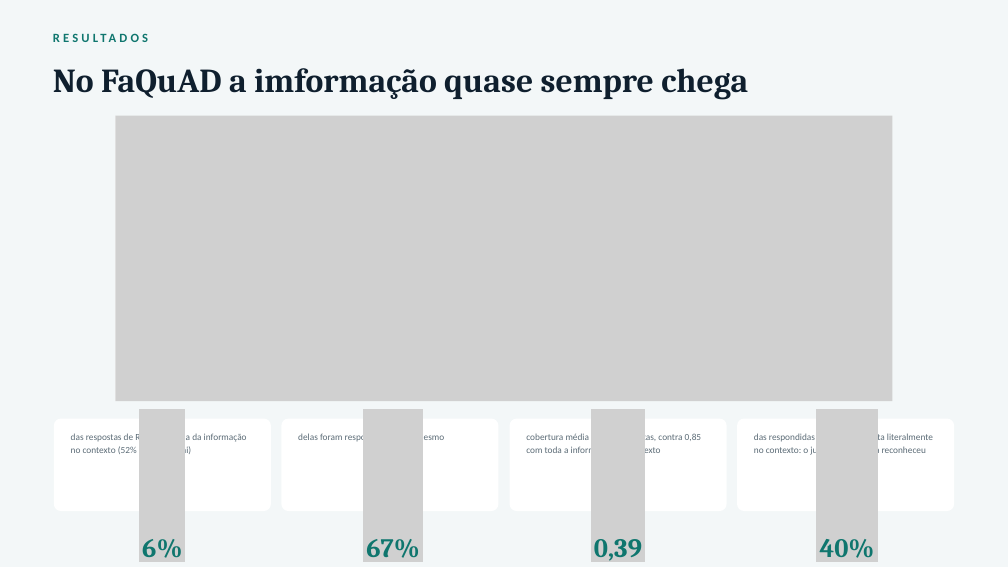
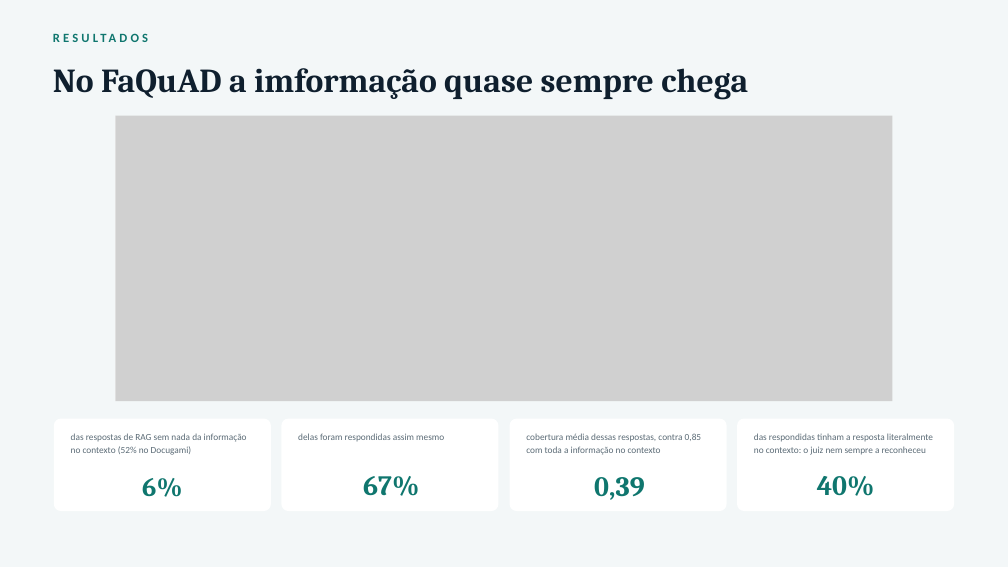
Before and after one commit to RyanMazzeu/TCC, a slide deck: slide 27 of Slide de Apresentação/Slide TCC .pptx. Drawn at 1008x567 pixels with LibreOffice and Linux fonts; fonts in the diff are those of the drawing; grey boxes stand for pictures. Boxes give left, top, right and bottom in pixels: in the first picture for what was removed or moved away, otherwise in the second. Text is boxed around its words. In the diff, an @@ line names an element or a change of style, - is before the commit and + after.

```diff
--- a/Slide de Apresentação/Slide TCC .pptx
+++ b/Slide de Apresentação/Slide TCC .pptx
@@ picture removed at (x1=140, y1=409, x2=185, y2=562) @@
@@ picture removed at (x1=363, y1=409, x2=423, y2=562) @@
@@ picture removed at (x1=591, y1=409, x2=645, y2=562) @@
@@ picture removed at (x1=816, y1=409, x2=877, y2=562) @@
@@ text "6%" moved from (x1=142, y1=539, x2=182, y2=558) to (x1=142, y1=478, x2=182, y2=497) @@
@@ text "6%" at (x1=142, y1=478, x2=182, y2=497): vertical alignment bottom to top @@
@@ text "67%" moved from (x1=366, y1=539, x2=419, y2=558) to (x1=363, y1=476, x2=419, y2=496) @@
@@ size 38 to 40 pt; line spacing 45.6pt to 48pt; vertical alignment bottom to top in 3 elements at (x1=817, y1=476, x2=875, y2=496), (x1=363, y1=476, x2=419, y2=496), (x1=594, y1=477, x2=645, y2=500) @@
@@ text "0,39" moved from (x1=594, y1=539, x2=642, y2=561) to (x1=594, y1=477, x2=645, y2=500) @@
@@ text "40%" moved from (x1=820, y1=539, x2=875, y2=558) to (x1=817, y1=476, x2=875, y2=496) @@
```
Also in this commit, not shown: 12 other slides changed, 1 other file.
